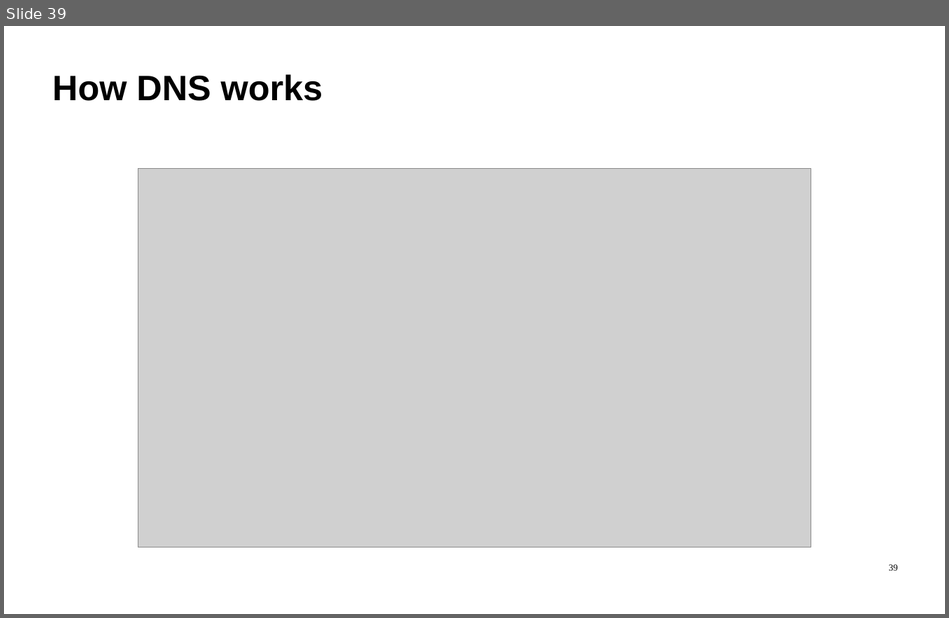
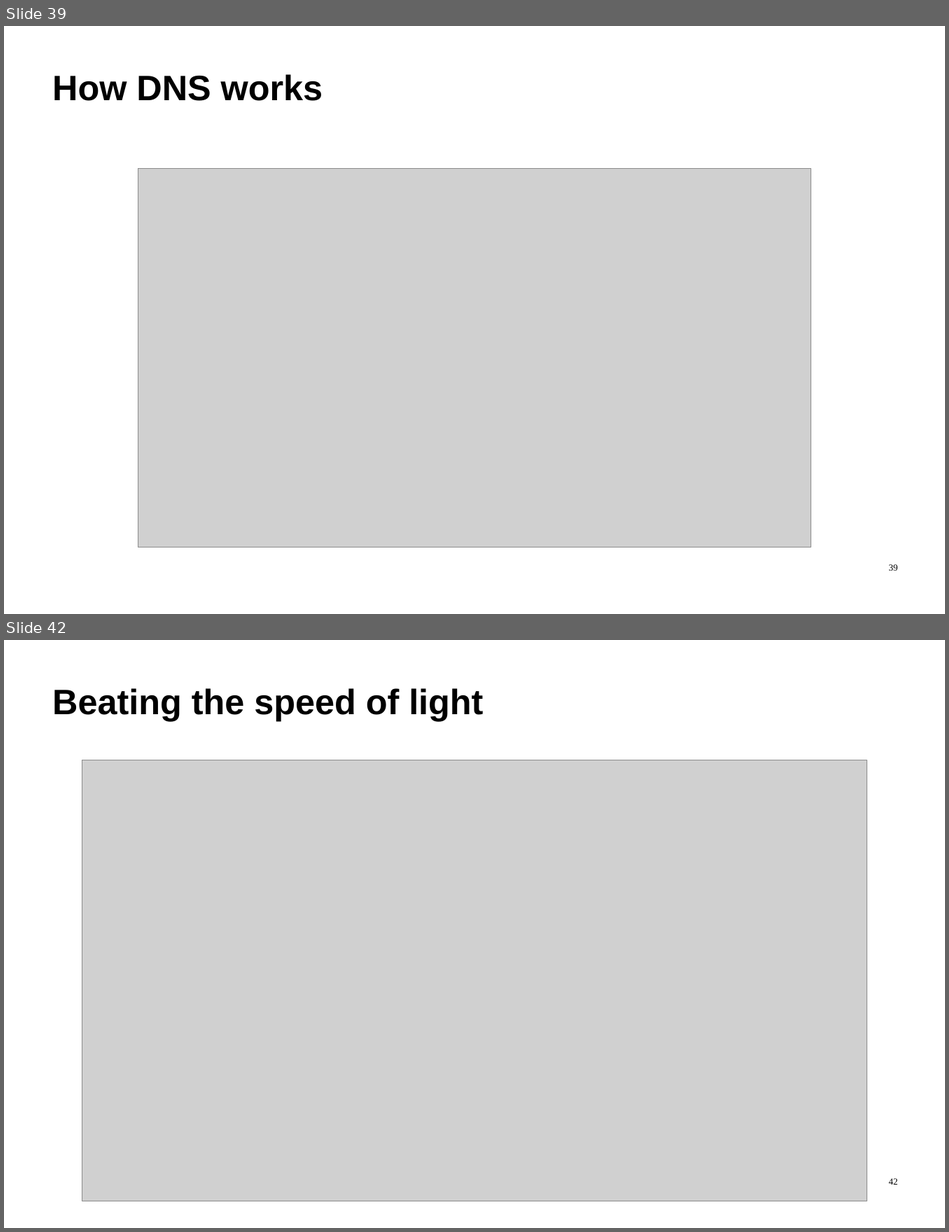
Before and after one commit to ImadSaddik/FullStackDeploymentHandbook, a slide deck: course-assets/slides/full_stack_deployment_guide.odp. Shown one above the other, each under a label of ours: slide 39 before the commit, slides 39 and 42 after it; the slides between them are not shown. The pictures are 949x618 and 949x1232 pixels, drawn with LibreOffice and Linux fonts; fonts in the diff are those of the drawing; grey boxes stand for pictures. Boxes give left, top, right and bottom in pixels: in the first picture for what was removed or moved away, otherwise in the second. Text is boxed around its words. In the diff, an @@ line names an element or a change of style, - is before the commit and + after.

```diff
--- a/course-assets/slides/full_stack_deployment_guide.odp
+++ b/course-assets/slides/full_stack_deployment_guide.odp
@@ slide 42 added at [4,640,945,1228], background #FFFFFF @@
@@ text added at [52,688,483,721], 54 pt, text #000000, bold @@
+Beating the speed of light
@@ picture added at [82,760,866,1201] @@
@@ page number added at [889,1178,898,1185], 14 pt, text #000000 @@
+42
```
Also in this commit, not shown: 5 other slides added, 1 other file.
